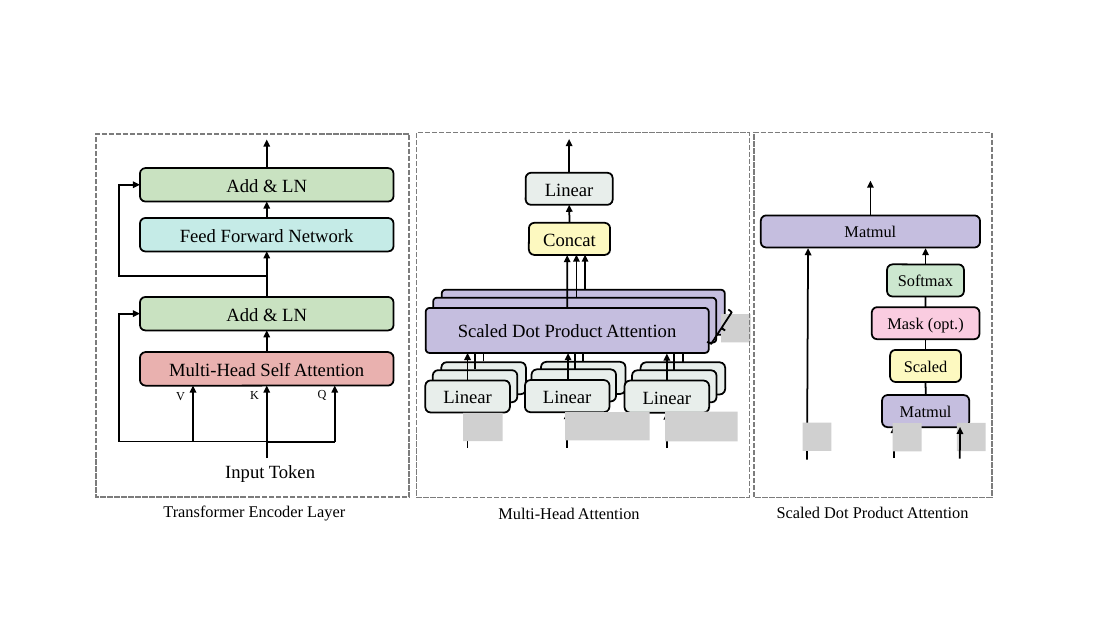
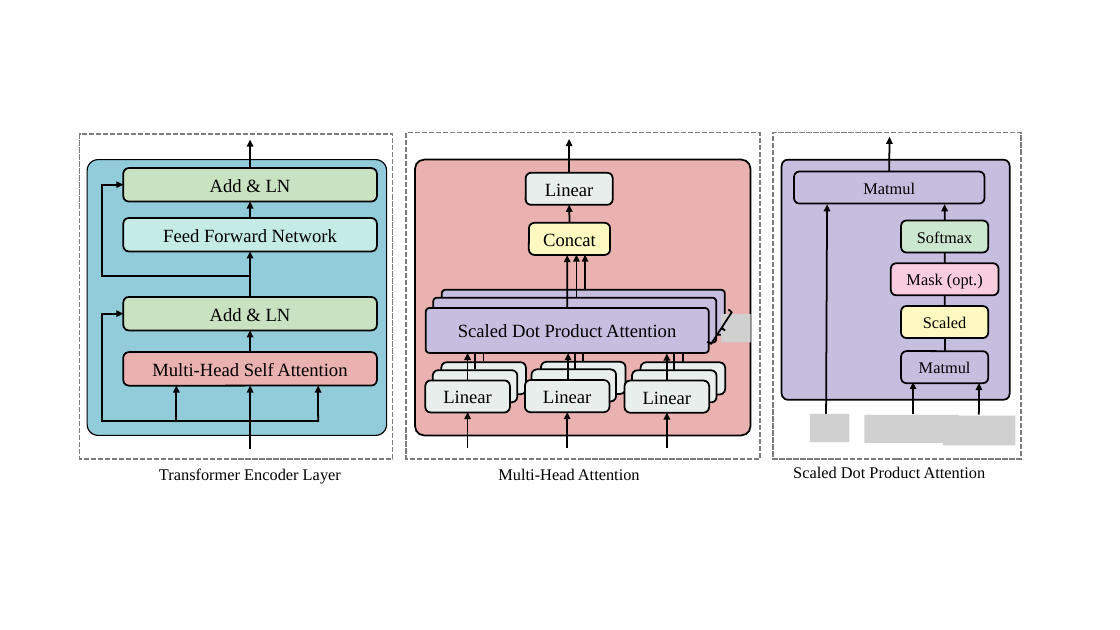
Before and after one commit to MirrichWangD/MUST, a slide deck: slide 7 of 畢業論文/PPT/p.pptx (slide 6 before the commit). Drawn at 1120x630 pixels with LibreOffice and Linux fonts; fonts in the diff are those of the drawing; grey boxes stand for pictures. Boxes give left, top, right and bottom in pixels: in the first picture for what was removed or moved away, otherwise in the second. Text is boxed around its words. In the diff, an @@ line names an element or a change of style, - is before the commit and + after.

```diff
--- a/畢業論文/PPT/p.pptx
+++ b/畢業論文/PPT/p.pptx
@@ rectangle: place and size @@
-rectangle at box(97, 134, 410, 497)
+rectangle at box(80, 134, 393, 459)
@@ 4 rounded rectangles, 4 arrows, 2 elbow arrows: place and size @@
-4 rounded rectangles, 4 arrows, 2 elbow arrows at box(119, 139, 394, 443)
+4 rounded rectangles, 4 arrows, 2 elbow arrows at box(103, 139, 377, 443)
@@ rectangle: place and size @@
-rectangle at box(417, 133, 749, 497)
+rectangle at box(406, 133, 760, 460)
@@ rectangle: place and size @@
-rectangle at box(754, 133, 991, 497)
+rectangle at box(773, 133, 1021, 460)
@@ rounded rectangle added at box(87, 160, 387, 435), fill #92CCDB, outline #000000 1 pt @@
@@ rounded rectangle added at box(415, 160, 750, 435), fill #E9B1AF, outline #000000 1.5 pt @@
@@ rounded rectangle added at box(781, 160, 1010, 400), fill #C5BEDF, outline #000000 1.5 pt @@
@@ rounded rectangle "Matmul": place and size @@
-rounded rectangle "Matmul" at box(761, 215, 981, 247)
+rounded rectangle "Matmul" at box(794, 171, 985, 203)
@@ rounded rectangle "Softmax": place and size @@
-rounded rectangle "Softmax" at box(887, 265, 965, 297)
+rounded rectangle "Softmax" at box(902, 221, 989, 253)
@@ 5 arrows, 3 lines, 2 rounded rectangles: place and size @@
-5 arrows, 3 lines, 2 rounded rectangles at box(807, 181, 980, 460)
+5 arrows, 3 lines, 2 rounded rectangles at box(826, 137, 999, 416)
@@ rounded rectangle "Scaled": place and size @@
-rounded rectangle "Scaled" at box(891, 350, 962, 382)
+rounded rectangle "Scaled" at box(902, 306, 989, 338)
@@ arrow moved from (193, 442) - (193, 386) to (176, 422) - (176, 386) @@
@@ arrow moved from (267, 458) - (267, 386) to (250, 450) - (250, 386) @@
@@ arrow moved from (335, 442) - (335, 386) to (318, 422) - (318, 386) @@
@@ text removed at box(176, 392, 185, 400) @@
-V
@@ text removed at box(250, 391, 259, 399) @@
-K
@@ text removed at box(318, 390, 327, 400) @@
-Q
@@ picture removed at box(463, 413, 502, 441) @@
@@ picture removed at box(565, 413, 650, 441) @@
@@ picture removed at box(665, 412, 738, 441) @@
@@ picture added at box(810, 414, 849, 443) @@
@@ picture added at box(865, 415, 960, 444) @@
@@ picture added at box(943, 416, 1015, 445) @@
@@ line moved from (267, 442) - (335, 442) to (250, 421) - (318, 421) @@
@@ picture removed at box(802, 423, 831, 451) @@
@@ picture removed at box(893, 423, 922, 452) @@
@@ picture removed at box(957, 423, 986, 451) @@
@@ text "Transformer Encoder Layer": place and size @@
-text "Transformer Encoder Layer" at box(163, 505, 345, 521)
+text "Transformer Encoder Layer" at box(159, 468, 341, 484)
@@ text removed at box(225, 465, 315, 482) @@
-Input Token
@@ text "Multi-Head Attention": place and size @@
-text "Multi-Head Attention" at box(498, 507, 640, 519)
+text "Multi-Head Attention" at box(498, 468, 640, 480)
@@ text "Scaled Dot Product Attention": place and size @@
-text "Scaled Dot Product Attention" at box(777, 506, 969, 518)
+text "Scaled Dot Product Attention" at box(793, 466, 986, 478)
```
Also in this commit, not shown: 5 other slides changed, 2 slides added, 1 other file.
